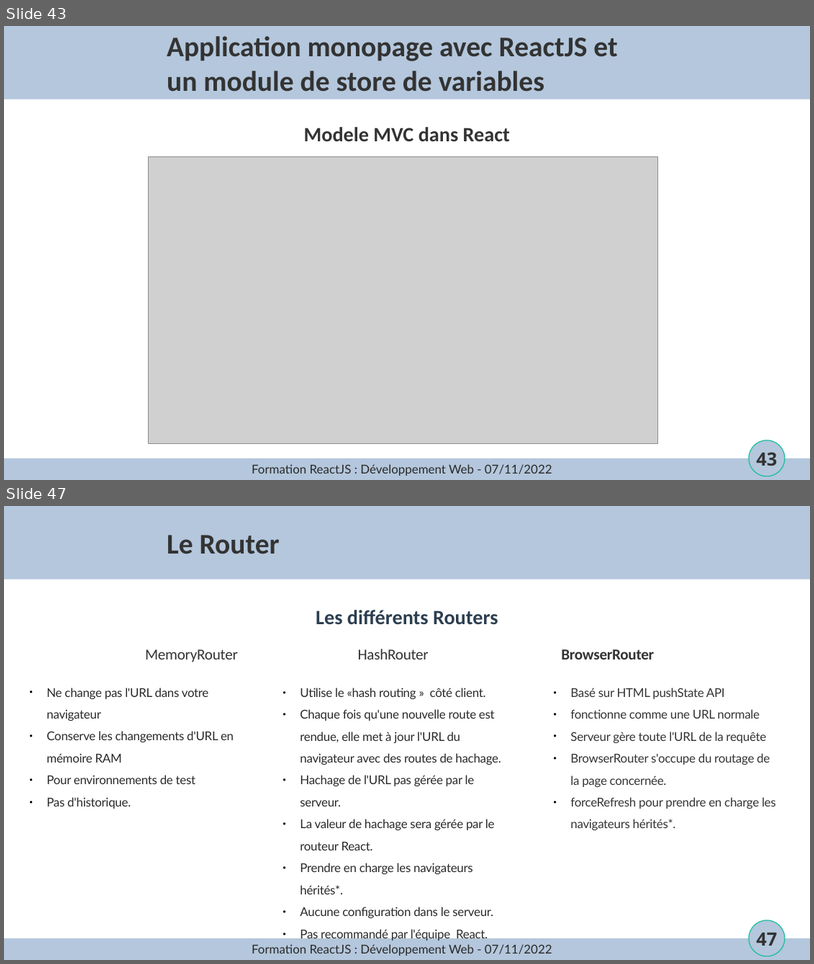
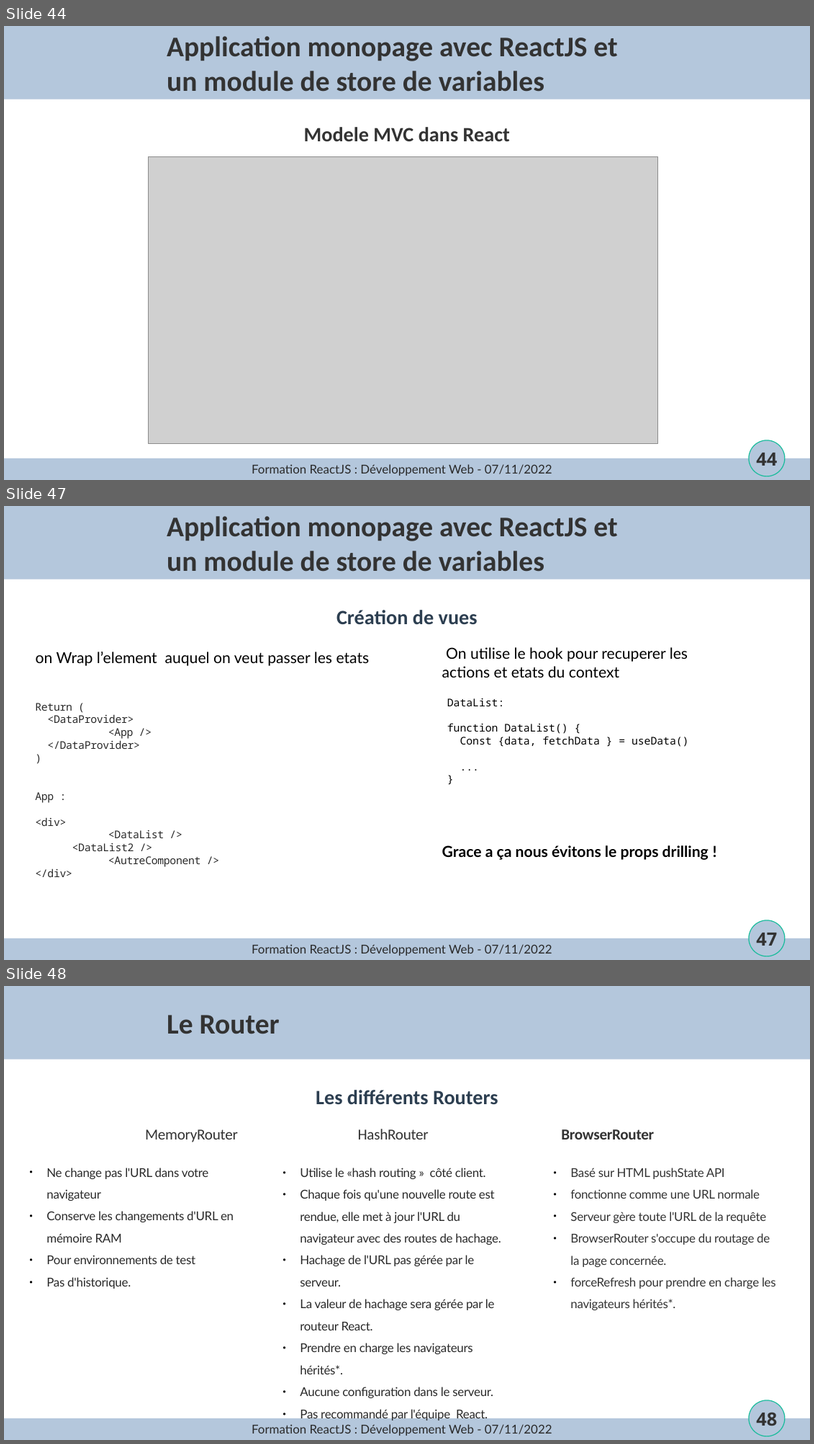
Before and after one commit to joselegitan/formation-react, a slide deck: cours.odp. Shown one above the other, each under a label of ours: slides 43 and 47 before the commit, slides 44, 47 and 48 after it; the slides between them are not shown. The pictures are 814x964 and 814x1444 pixels, drawn with LibreOffice and Linux fonts; fonts in the diff are those of the drawing; grey boxes stand for pictures; background and template pictures are left out. Boxes give left, top, right and bottom in pixels: in the first picture for what was removed or moved away, otherwise in the second. Text is boxed around its words. In the diff, an @@ line names an element or a change of style, - is before the commit and + after.

```diff
--- a/cours.odp
+++ b/cours.odp
@@ slide 47 added at [4,506,810,960], background #FFFFFF; not listed: 4 template elements that a slide beside it also shows @@
@@ title added at [167,516,617,572], 28 pt, text #333333, bold @@
+Application monopage avec ReactJS et
+un module de store de variables
@@ text added at [337,610,478,624], 20 pt, text #2C3E50, bold @@
+Création de vues
@@ text added at [36,651,370,666], 15 pt, text #000000 @@
+on Wrap l’element auquel on veut passer les etats
@@ text added at [442,647,688,677], 15 pt, text #000000 @@
+On utilise le hook pour recuperer les actions et etats du context
@@ text added at [448,698,689,746], 10.5 pt, text #000000 @@
+DataList:
+function DataList() {
+Const {data, fetchData } = useData()
+...
+}
@@ text added at [35,703,201,877], 10.5 pt, text #292929 @@
+Return (
+<DataProvider>
+<App />
+</DataProvider>
+)
+App :
+<div>
+<DataList />
+<DataList2 />
+<AutreComponent />
+</div>
@@ text added at [442,845,709,860], 15 pt, text #000000, bold @@
+Grace a ça nous évitons le props drilling !
@@ text added at [252,944,553,955], 12 pt, text #292929 @@
+Formation ReactJS : Développement Web - 07/11/2022
@@ what was slide 43 is now slide 44 @@
@@ page number at [756,452,777,465]: text changed @@
-43
+44
@@ what was slide 47 is now slide 48 @@
@@ page number at [756,1412,777,1425]: text changed @@
-47
+48
```
Also in this commit, not shown: 4 slides changed, 2 other slides added, 2 slides removed, 4 other files.
